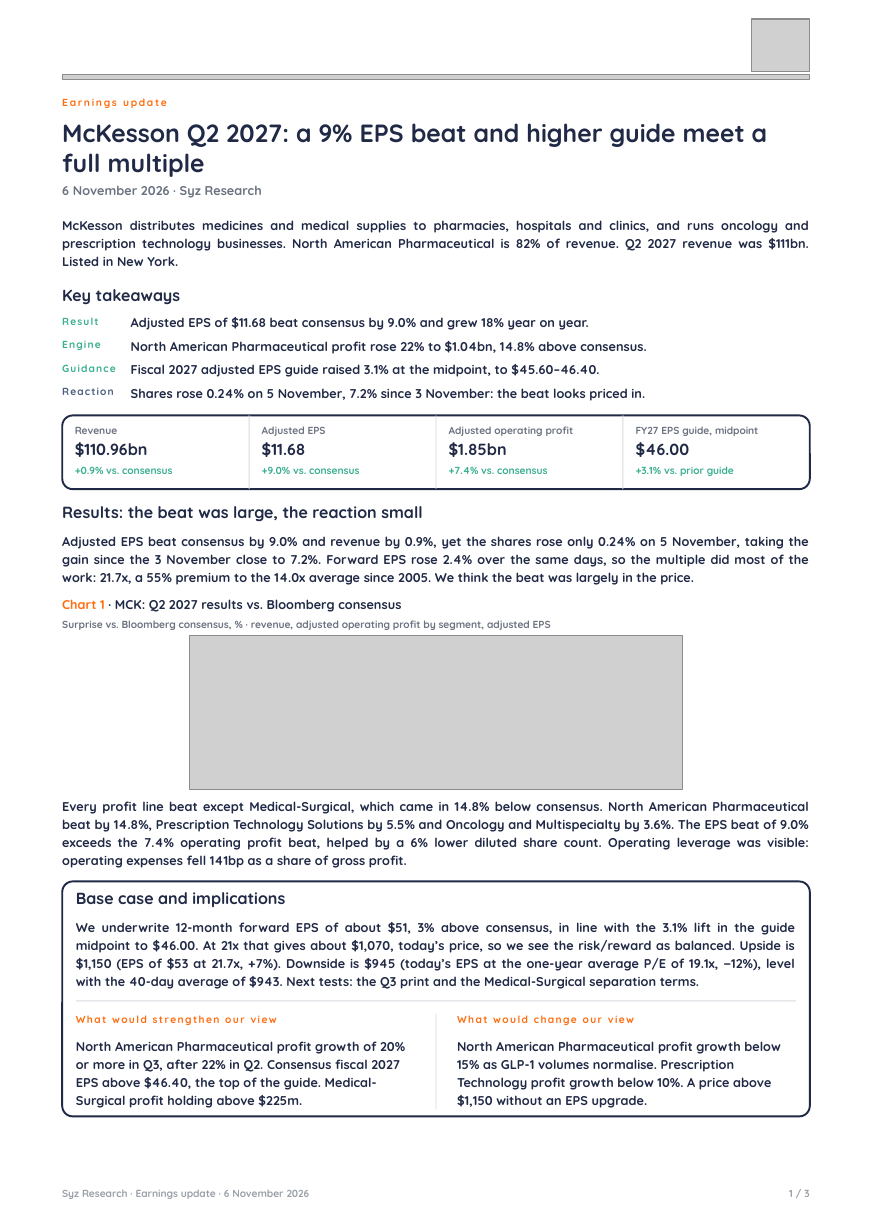
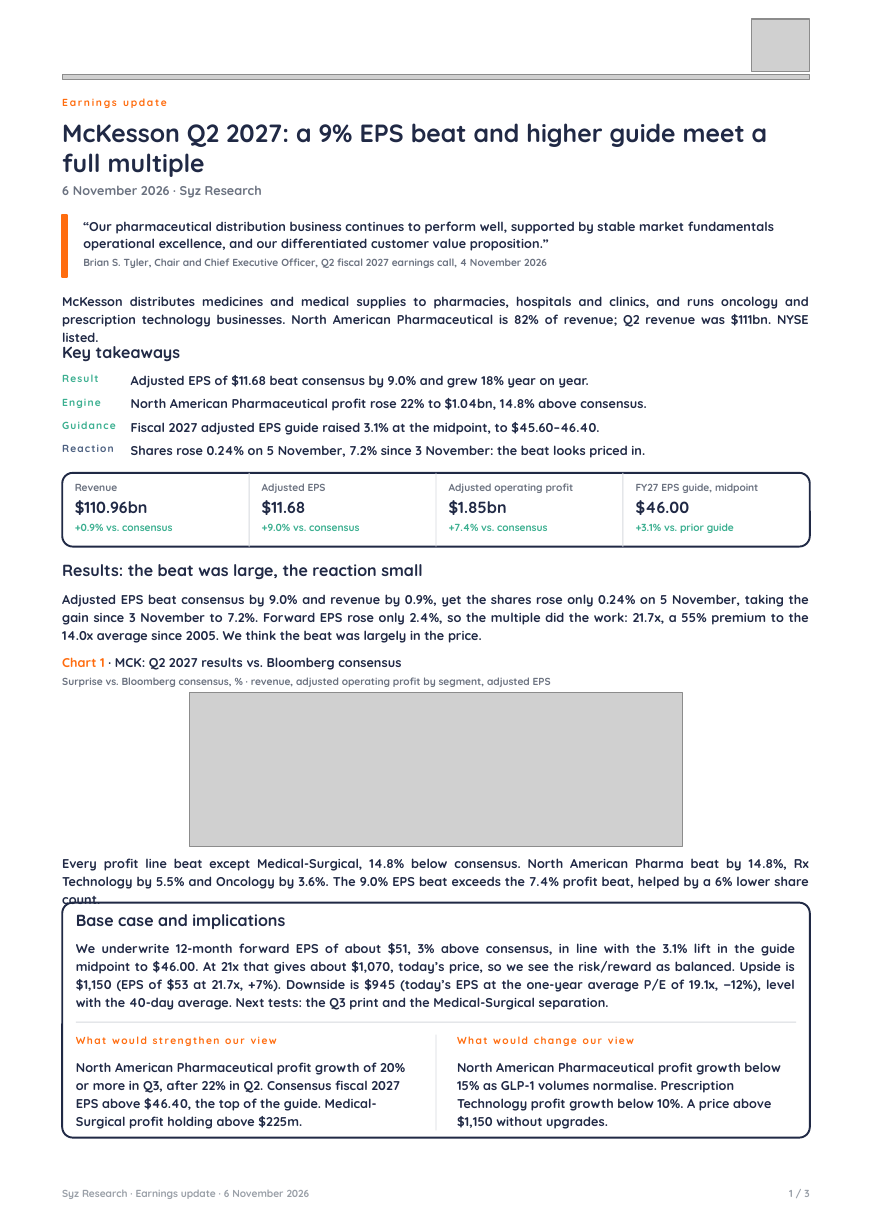
Before and after one commit to jb-db05/syz-earnings, a slide deck: slide 1 of output/Earnings_Update_MCK_Q2-2027.pptx. Drawn at 872x1232 pixels with LibreOffice and Linux fonts; fonts in the diff are those of the drawing; grey boxes stand for pictures. Boxes give left, top, right and bottom in pixels: in the first picture for what was removed or moved away, otherwise in the second. Text is boxed around its words. In the diff, an @@ line names an element or a change of style, - is before the commit and + after.

```diff
--- a/output/Earnings_Update_MCK_Q2-2027.pptx
+++ b/output/Earnings_Update_MCK_Q2-2027.pptx
@@ rectangle added at [62,215,67,277], fill #FF6C0E, outline #FF6C0E 1 pt @@
@@ text added at [83,221,774,251], 8.7 pt, text #202945, bold @@
+“Our pharmaceutical distribution business continues to perform well, supported by stable market fundamentals operational excellence, and our differentiated customer value proposition.”
@@ text added at [83,258,547,268], 7 pt, text #6B7280, bold @@
+Brian S. Tyler, Chair and Chief Executive Officer, Q2 fiscal 2027 earnings call, 4 November 2026
@@ text at [62,296,809,327]: text changed @@
-McKesson distributes medicines and medical supplies to pharmacies, hospitals and clinics, and runs oncology and prescription technology businesses. North American Pharmaceutical is 82% of revenue. Q2 2027 revenue was $111bn. Listed in New York.
+McKesson distributes medicines and medical supplies to pharmacies, hospitals and clinics, and runs oncology and prescription technology businesses. North American Pharmaceutical is 82% of revenue; Q2 revenue was $111bn. NYSE listed.
@@ 5 texts: place and size @@
-5 texts at [62,289,646,395]
+5 texts at [62,346,646,452]
@@ 19 texts, 3 lines, 1 picture, 1 rounded rectangle: place and size @@
-19 texts, 3 lines, 1 picture, 1 rounded rectangle at [62,317,810,790]
+19 texts, 3 lines, 1 picture, 1 rounded rectangle at [62,374,810,848]
@@ text at [62,594,809,643]: text changed @@
-Adjusted EPS beat consensus by 9.0% and revenue by 0.9%, yet the shares rose only 0.24% on 5 November, taking the gain since the 3 November close to 7.2%. Forward EPS rose 2.4% over the same days, so the multiple did most of the work: 21.7x, a 55% premium to the 14.0x average since 2005. We think the beat was largely in the price.
+Adjusted EPS beat consensus by 9.0% and revenue by 0.9%, yet the shares rose only 0.24% on 5 November, taking the gain since 3 November to 7.2%. Forward EPS rose only 2.4%, so the multiple did the work: 21.7x, a 55% premium to the 14.0x average since 2005. We think the beat was largely in the price.
@@ text at [62,858,809,889]: text changed @@
-Every profit line beat except Medical-Surgical, which came in 14.8% below consensus. North American Pharmaceutical beat by 14.8%, Prescription Technology Solutions by 5.5% and Oncology and Multispecialty by 3.6%. The EPS beat of 9.0% exceeds the 7.4% operating profit beat, helped by a 6% lower diluted share count. Operating leverage was visible: operating expenses fell 141bp as a share of gross profit.
+Every profit line beat except Medical-Surgical, 14.8% below consensus. North American Pharma beat by 14.8%, Rx Technology by 5.5% and Oncology by 3.6%. The 9.0% EPS beat exceeds the 7.4% profit beat, helped by a 6% lower share count.
@@ rounded rectangle: place and size @@
-rounded rectangle at [62,881,810,1117]
+rounded rectangle at [62,904,810,1139]
@@ text at [76,943,795,1010]: text changed @@
-We underwrite 12-month forward EPS of about $51, 3% above consensus, in line with the 3.1% lift in the guide midpoint to $46.00. At 21x that gives about $1,070, today’s price, so we see the risk/reward as balanced. Upside is $1,150 (EPS of $53 at 21.7x, +7%). Downside is $945 (today’s EPS at the one-year average P/E of 19.1x, −12%), level with the 40-day average of $943. Next tests: the Q3 print and the Medical-Surgical separation terms.
+We underwrite 12-month forward EPS of about $51, 3% above consensus, in line with the 3.1% lift in the guide midpoint to $46.00. At 21x that gives about $1,070, today’s price, so we see the risk/reward as balanced. Upside is $1,150 (EPS of $53 at 21.7x, +7%). Downside is $945 (today’s EPS at the one-year average P/E of 19.1x, −12%), level with the 40-day average. Next tests: the Q3 print and the Medical-Surgical separation.
@@ 4 texts, 2 lines: place and size @@
-4 texts, 2 lines at [76,892,796,1109]
+4 texts, 2 lines at [76,914,796,1130]
@@ text at [457,1062,780,1129]: text changed @@
-North American Pharmaceutical profit growth below 15% as GLP-1 volumes normalise. Prescription Technology profit growth below 10%. A price above $1,150 without an EPS upgrade.
+North American Pharmaceutical profit growth below 15% as GLP-1 volumes normalise. Prescription Technology profit growth below 10%. A price above $1,150 without upgrades.
```
Also in this commit, not shown: 4 other files.
